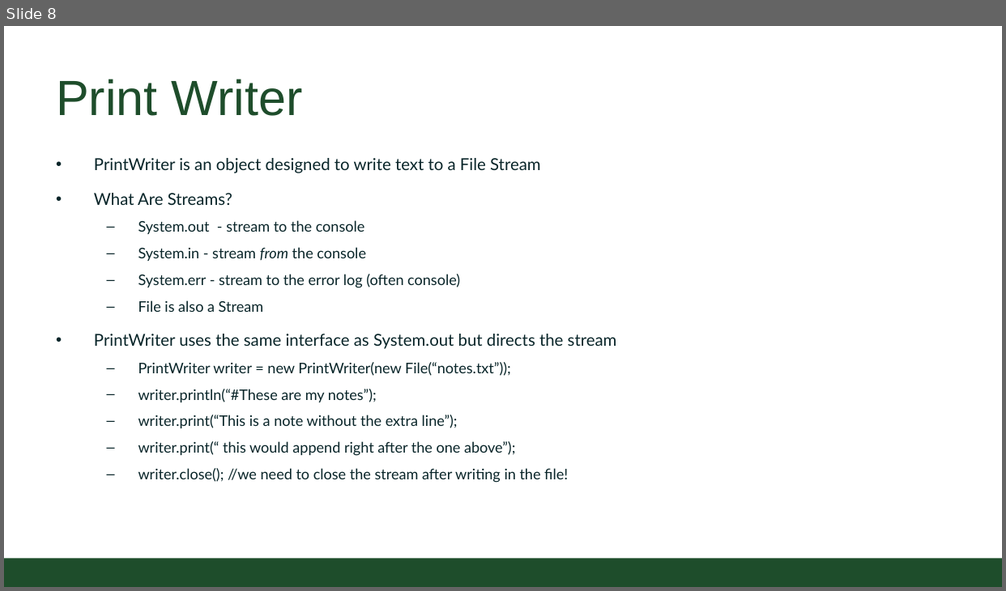
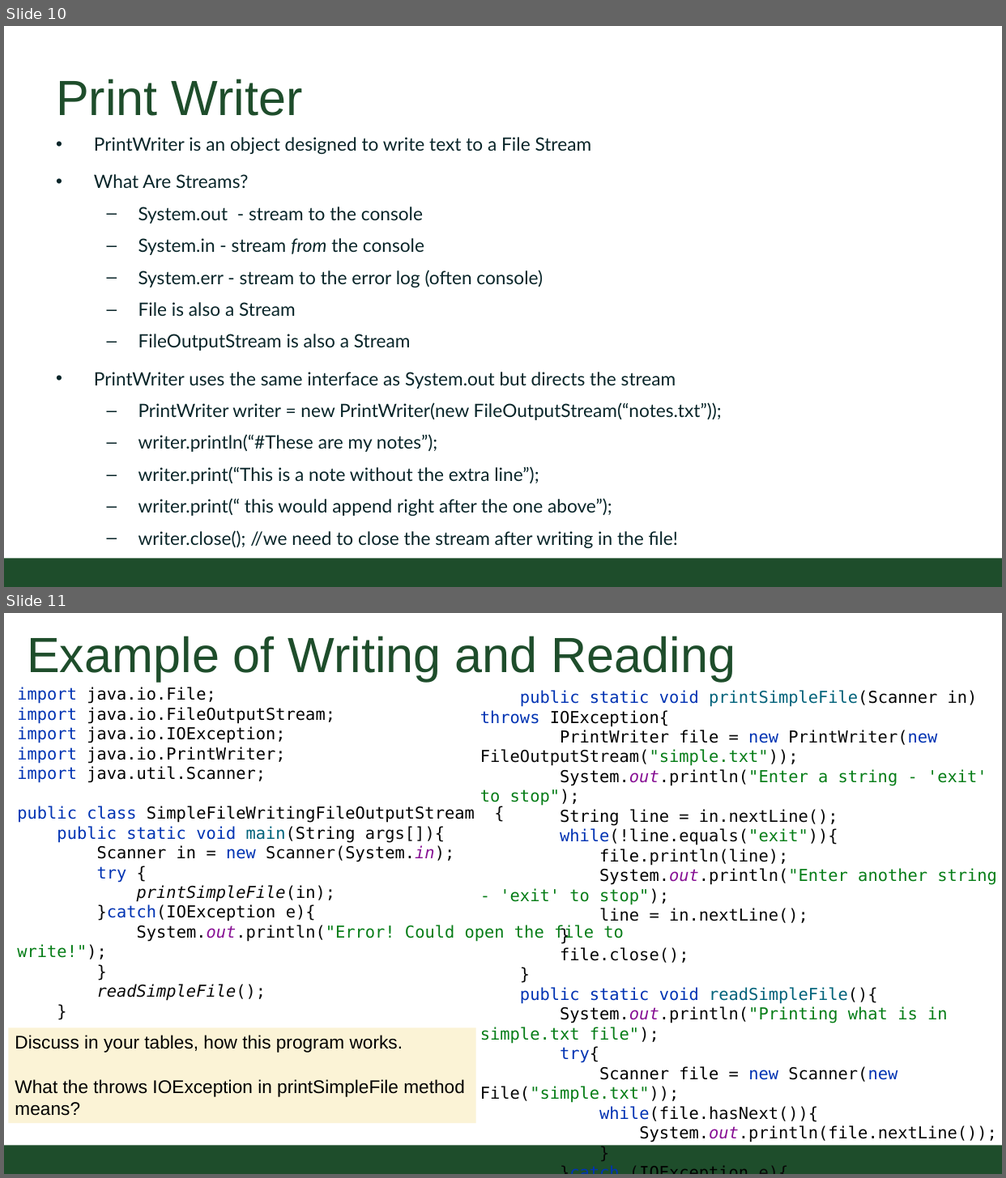
Before and after one commit to CSU-CompSci-CS163-4/Handouts, a slide deck: slides/On-Campus/09_01_OSandFileWriting.pptx. Shown one above the other, each under a label of ours: slide 8 before the commit, slides 10 and 11 after it. The pictures are 1006x591 and 1006x1178 pixels, drawn with LibreOffice and Linux fonts; fonts in the diff are those of the drawing; background and template pictures are left out. Boxes give left, top, right and bottom in pixels: in the first picture for what was removed or moved away, otherwise in the second. Text is boxed around its words. In the diff, an @@ line names an element or a change of style, - is before the commit and + after.

Commit message:
Updated File Writing lecture

```diff
--- a/slides/On-Campus/09_01_OSandFileWriting.pptx
+++ b/slides/On-Campus/09_01_OSandFileWriting.pptx
@@ slide 11 added at <box>4,613,1002,1174</box>, background #FFFFFF; not listed: 1 template element that a slide beside it also shows @@
@@ rectangle added at <box>4,616,17,643</box>, fill #FFFFFF @@
@@ title added at <box>27,636,736,681</box>, 54 pt, text #1E4D2B @@
+Example of Writing and Reading
@@ text added at <box>17,687,624,1001</box>, 18 pt, text #000000 @@
+import java.io.File;
+import java.io.FileOutputStream;
+import java.io.IOException;
+import java.io.PrintWriter;
+import java.util.Scanner;
+public class SimpleFileWritingFileOutputStream {
+public static void main(String args[]){
+Scanner in = new Scanner(System.in);
+try {
+printSimpleFile(in);
+}catch(IOException e){
+System.out.println("Error! Could open the file to write!");
+}
+readSimpleFile();
+}
@@ text added at <box>480,690,997,1143</box>, 18 pt, text #080808 @@
+public static void printSimpleFile(Scanner in) throws IOException{
+PrintWriter file = new PrintWriter(new FileOutputStream("simple.txt"));
+System.out.println("Enter a string - 'exit' to stop");
+String line = in.nextLine();
+while(!line.equals("exit")){
+file.println(line);
+System.out.println("Enter another string - 'exit' to stop");
+line = in.nextLine();
+}
+file.close();
+}
+public static void readSimpleFile(){
+System.out.println("Printing what is in simple.txt file");
+try{
+Scanner file = new Scanner(new File("simple.txt"));
+while(file.hasNext()){
+System.out.println(file.nextLine());
+}
+}catch (IOException e){
+System.out.println("Could not read the file!");
+}
+}
+}
@@ rectangle added at <box>9,1028,476,1123</box>, fill #FBF3D6, 20 pt, text #000000 @@
+Discuss in your tables, how this program works.
+What the throws IOException in printSimpleFile method means?
@@ what was slide 8 is now slide 10 @@
@@ slide 10 changed as well @@
@@ text "PrintWriter is an object designed ...": place and size @@
-text "PrintWriter is an object designed ..." at <box>94,158,617,483</box>
+text "PrintWriter is an object designed ..." at <box>94,137,722,548</box>
@@ text at <box>94,137,678,548</box>: size 18 to 20 pt in "PrintWriter is an object designed to write ...", "What Are Streams?", "PrintWriter uses the same interface as System.out ..."; size 16 to 20 pt in "System.out - stream to the console", "System.in - stream from the console", "System.err - stream to the error log ...", "File is also a Stream" and 4 more places @@
@@ text at <box>138,334,411,351</box>: paragraph added @@
+  – FileOutputStream is also a Stream
@@ text at <box>138,403,722,420</box>: text changed; size 16 to 20 pt @@
-  – PrintWriter writer = new PrintWriter(new File(“notes.txt”));
+  – PrintWriter writer = new PrintWriter(new FileOutputStream(“notes.txt”));
```
Also in this commit, not shown: 5 other slides changed, 7 other slides added, 3 slides removed.
